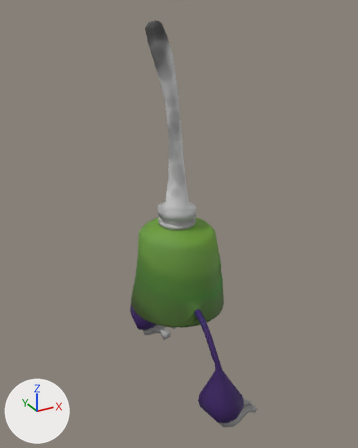
One commit to the OBJ model GLImac-Template-build/TP_proj/assets/PoireDeLavement.obj: the scene before it, then after it.
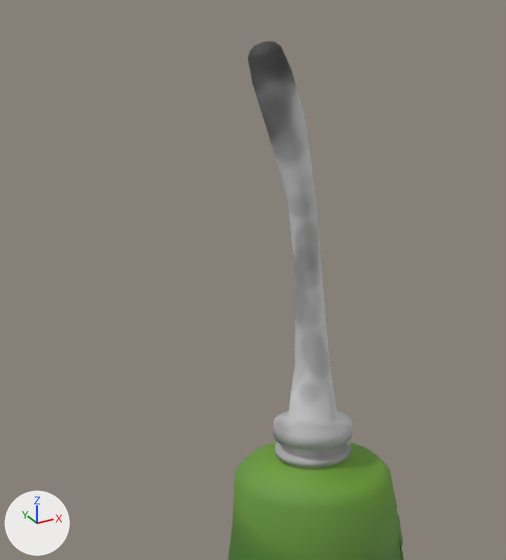
There are two pictures of each version: one whole from a 50 mm camera at (-2.11, -3.88, 3.66) aimed at (0.02, -0.02, 1.73), one close up on the part from 7% to 76% of the width and 0% to 61% of the height. The axes (+X, +Y, +Z) are drawn at lower left. The lights are the same throughout. Where no turn or scale is listed for an object, it has been applied to the vertices.

Before the edit, the objects in view are built like this:
```python
me_cylinder = bpy.data.meshes.new('Cylinder')
me_cylinder.from_pydata(...)  # 1241 vertices, 1208 faces; spans x -0.48..0.49, y -1.04..1.04, z -0.06..3.56
me_cylinder.materials.append(mat_material)  # picture img_texturepoire_m_png
ob_cylinder = bpy.data.objects.new('Cylinder', me_cylinder)
ob_cylinder.location = (0.0, 0.0, 0.0)
```
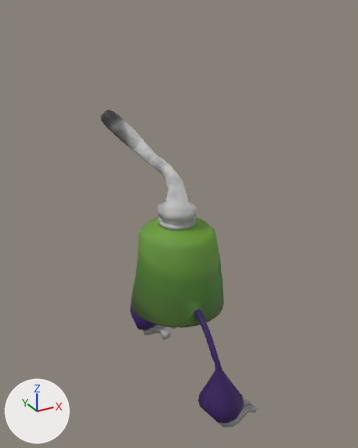
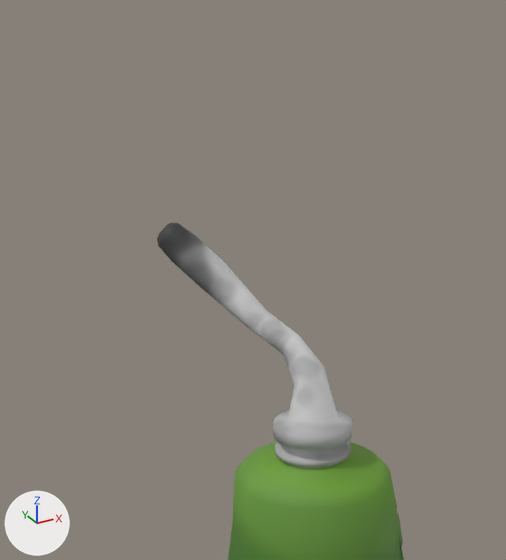
The newer file is also turned or shifted as a whole; pictures and numbers use the older file's frame.

Pixel boxes [x1, y1, x2, y2] of what changed, in the close-ups (506 x 560 px; the box of a moved part takes in the faces that stretch with it):
'Cylinder', reshaped
    before: [228, 41, 404, 560]
    after: [157, 223, 404, 560]
part 1 of me_cylinder, moved or reshaped
    before: [248, 41, 337, 424]
    after: [157, 223, 337, 424]

The change, as a diff of the scene's bpy script:
```diff
--- a/GLImac-Template-build/TP_proj/assets/PoireDeLavement.obj.py
+++ b/GLImac-Template-build/TP_proj/assets/PoireDeLavement.obj.py
@@ mat_material_001 @@
+mat_material_001 = principled_material('Material.001')
+mat_material_001.texture = img_texturepoire_m_png
+mat_material_001.roughness = 0.696
@@ me_cylinder @@
 # used by ob_cylinder; location = (0.0, 0.0, 0.0)
-me_cylinder.from_pydata(...)  # 1241 vertices, 1208 faces; spans x -0.48..0.49, y -1.04..1.04, z -0.06..3.56
-me_cylinder.materials.append(mat_material)  # picture img_texturepoire_m_png
+me_cylinder.from_pydata(...)  # 1241 vertices, 1208 faces; spans x -0.48..0.49, y -1.04..1.04, z -0.06..2.76
+# me_cylinder part 1: 256 of 1241 vertices moved; they spanned x -0.28..0.09, y -0.08..0.08, z 2.18..3.56 and now span x -0.48..0.1, y -0.01..0.7, z 2.05..2.76; mean shift (-0.13, 0.45, -0.62); largest move (-0.24, 0.03, 3.54) -> (-0.46, 0.66, 2.7)
+me_cylinder.materials.append(mat_material_001)  # picture img_texturepoire_m_png
```
